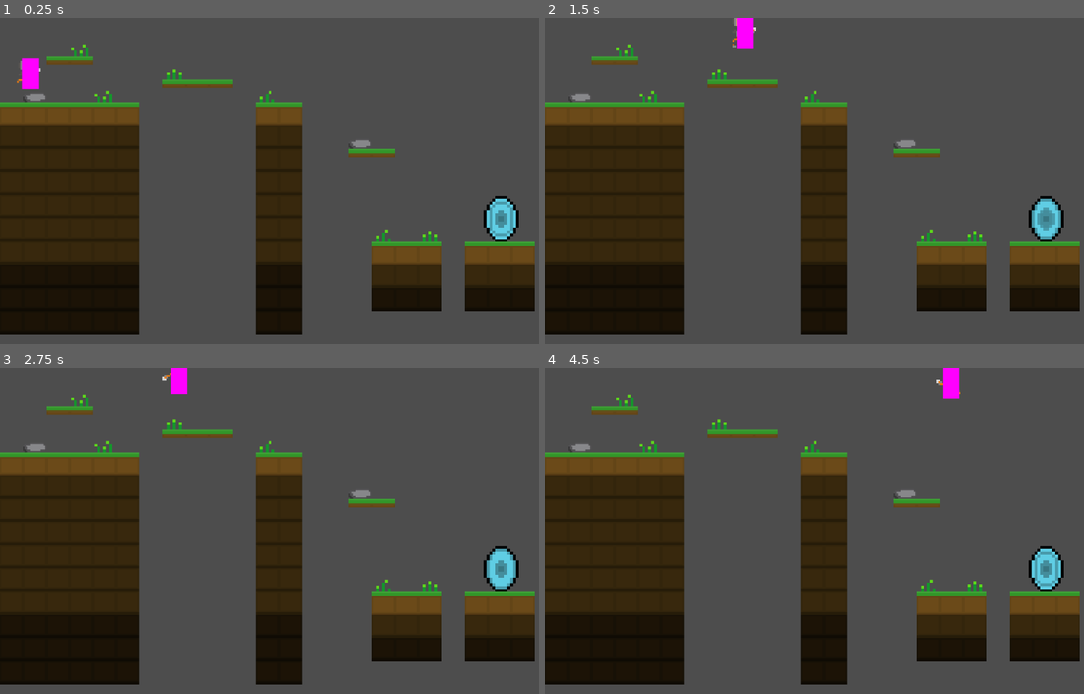
Above: before the commit, frames 1-4 (two rows, left to right).
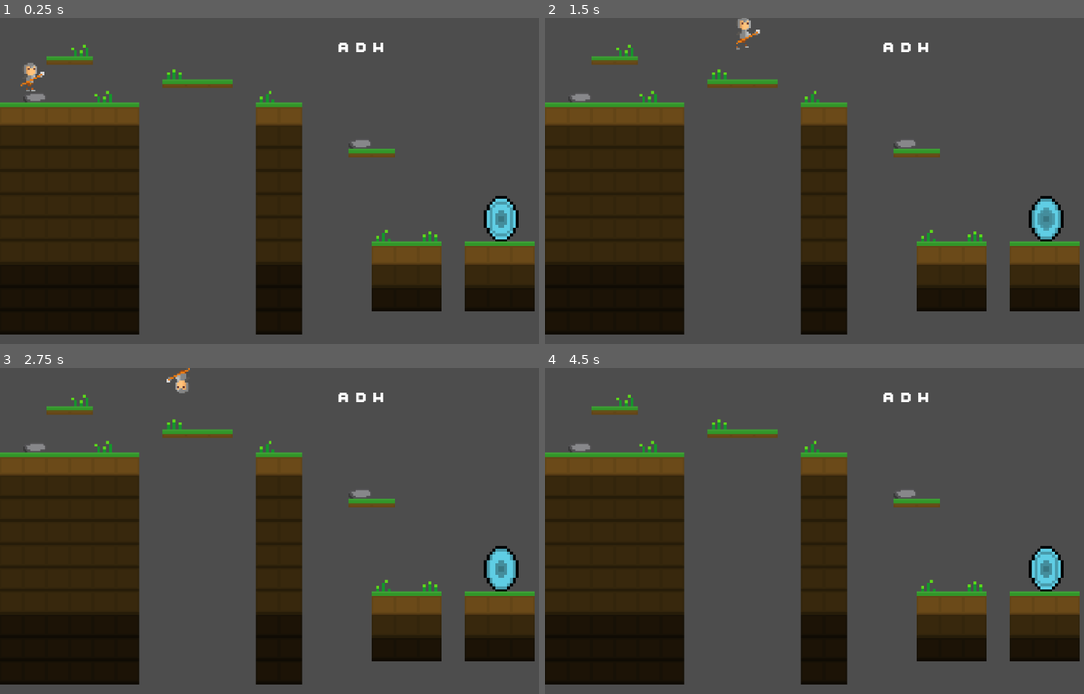
Above: after the commit, the same moments.

Repository: KindaBoringHere/puzzle-platformer
Game: Godot game, scene res://scenes/test.tscn
Two runs of this game, one before a commit and one after it. Both use one fixed random seed, a clock stepped at 60 frames per second and the inputs below.
Inputs:
- Up to frame 1 (0.25 s): no input
- Up to frame 2 (1.5 s): hold Right (ui_right) from 0.53 s (still down); tap H (gravity) at 0.6, 1.35 s
- Up to frame 3 (2.75 s): release Right (ui_right) at 2.03 s; hold Left (ui_left) from 2.03 s (still down); tap H (gravity) at 2.1 s
- Up to frame 4 (4.5 s): release Left (ui_left) at 2.78 s; hold Right (ui_right) 2.78-4.28 s; tap H (gravity) at 2.85, 3.6, 4.35 s; hold Left (ui_left) from 4.28 s (still down)

The runs differ from the first frame. In frame 1, 0.5% of the frame differs, in the area x 3-72%, y 7-23%; in frame 2, 0.5%; in frame 3, 0.4%; in frame 4, 0.5%.

Commit message:
push
seagv

Diff:
--- a/project.godot
+++ b/project.godot
@@ -16,7 +16,7 @@
 
 [autoload]
 
-Global="*res://scenes/global.gd"
+Global="*res://scripts/global.gd"
 
 [input]
 
--- a/scenes/death_barrier.tscn
+++ b/scenes/death_barrier.tscn
@@ -1,24 +1,26 @@
 [gd_scene load_steps=4 format=3 uid="uid://xlbk8p0d8jei"]
 
-[ext_resource type="Script" path="res://scenes/death_barrier.gd" id="1_iyu3s"]
+[ext_resource type="Script" path="res://scripts/death_barrier.gd" id="1_iyu3s"]
 
 [sub_resource type="RectangleShape2D" id="RectangleShape2D_gf2ag"]
 size = Vector2(1301, 20)
 
 [sub_resource type="RectangleShape2D" id="RectangleShape2D_e1m4m"]
-size = Vector2(1301, 24)
+size = Vector2(1301, 21)
 
 [node name="death_barrier" type="StaticBody2D"]
+position = Vector2(316, 156)
 script = ExtResource("1_iyu3s")
 
 [node name="collision_hitbox" type="CollisionShape2D" parent="."]
-position = Vector2(640.5, 0)
+position = Vector2(0, -1)
 shape = SubResource("RectangleShape2D_gf2ag")
 
 [node name="Area2D" type="Area2D" parent="."]
+position = Vector2(0, -2)
 
 [node name="sensor_hitbox" type="CollisionShape2D" parent="Area2D"]
-position = Vector2(640.5, -2)
+position = Vector2(0, 1.5)
 shape = SubResource("RectangleShape2D_e1m4m")
 
 [connection signal="body_entered" from="Area2D" to="." method="_on_area_2d_body_entered"]
--- /dev/null
+++ b/scenes/level_1.tscn
@@ -0,0 +1,48 @@
+[gd_scene load_steps=6 format=3 uid="uid://bbhigtvk530bg"]
+
+[ext_resource type="Texture2D" uid="uid://c5y1d2lm1vco4" path="res://sprites/my pixel art/enviorment_tileset.png" id="1_iv34d"]
+[ext_resource type="PackedScene" uid="uid://dd6nrqeyy5pvo" path="res://scenes/player.tscn" id="2_kdp1t"]
+[ext_resource type="PackedScene" uid="uid://ioqn1r1y0yjl" path="res://scenes/portal.tscn" id="3_u7bj0"]
+
+[sub_resource type="TileSetAtlasSource" id="TileSetAtlasSource_n2cd6"]
+texture = ExtResource("1_iv34d")
+0:0/0 = 0
+0:0/0/physics_layer_0/polygon_0/points = PackedVector2Array(-8, -8, 8, -8, 8, 8, -8, 8)
+1:0/0 = 0
+2:0/0 = 0
+2:0/0/physics_layer_0/polygon_0/points = PackedVector2Array(-8, 8, -8, 1.875, 8, 1.75, 8, 8)
+3:0/0 = 0
+0:1/0 = 0
+0:1/0/physics_layer_0/polygon_0/points = PackedVector2Array(-8, -8, 8, -8, 8, 8, -8, 8)
+1:1/0 = 0
+2:1/0 = 0
+2:1/0/physics_layer_0/polygon_0/points = PackedVector2Array(-8, -8, 8, -8, 8, 8, -8, 8)
+3:1/0 = 0
+0:2/0 = 0
+0:2/0/physics_layer_0/polygon_0/points = PackedVector2Array(-8, -8, 8, -8, 8, 8, -8, 8)
+1:2/0 = 0
+2:2/0 = 0
+2:2/0/physics_layer_0/polygon_0/points = PackedVector2Array(-8, -8, 8, -8, 8, 8, -8, 8)
+3:2/0 = 0
+0:3/0 = 0
+0:3/0/physics_layer_0/polygon_0/points = PackedVector2Array(-8, -1.75, -8, -8, 8, -8, 8, -2)
+1:3/0 = 0
+2:3/0 = 0
+2:3/0/physics_layer_0/polygon_0/points = PackedVector2Array(-8, -8, 8, -8, 8, 8, -8, 8)
+3:3/0 = 0
+
+[sub_resource type="TileSet" id="TileSet_nfkwa"]
+physics_layer_0/collision_layer = 1
+sources/0 = SubResource("TileSetAtlasSource_n2cd6")
+
+[node name="level 1" type="Node2D"]
+
+[node name="enviroment" type="TileMapLayer" parent="."]
+scale = Vector2(2.4, 2.4)
+tile_set = SubResource("TileSet_nfkwa")
+
+[node name="player" parent="." instance=ExtResource("2_kdp1t")]
+position = Vector2(39, 550)
+
+[node name="portal" parent="." instance=ExtResource("3_u7bj0")]
+position = Vector2(768, 38)
--- /dev/null
+++ b/scenes/level_tamplate.tscn
@@ -0,0 +1,28 @@
+[gd_scene load_steps=2 format=3 uid="uid://cbj2vnrjpam2s"]
+
+[ext_resource type="PackedScene" uid="uid://xlbk8p0d8jei" path="res://scenes/death_barrier.tscn" id="1_piuw5"]
+
+[node name="level tamplate" type="Node2D"]
+
+[node name="Camera2D" type="Camera2D" parent="."]
+position = Vector2(557, 322)
+scale = Vector2(3, 3)
+zoom = Vector2(1.2, 1.2)
+position_smoothing_enabled = true
+
+[node name="barriers" type="Node2D" parent="."]
+
+[node name="death_barrier2" parent="barriers" instance=ExtResource("1_piuw5")]
+position = Vector2(603, 40)
+
+[node name="death_barrier" parent="barriers" instance=ExtResource("1_piuw5")]
+position = Vector2(580, 606)
+scale = Vector2(2, 1)
+
+[node name="death_barrier3" parent="barriers" instance=ExtResource("1_piuw5")]
+position = Vector2(64, 282)
+rotation = 1.5708
+
+[node name="death_barrier4" parent="barriers" instance=ExtResource("1_piuw5")]
+position = Vector2(1048, 424)
+rotation = 1.5708
--- a/scenes/main_menu.tscn
+++ b/scenes/main_menu.tscn
@@ -1,14 +1,12 @@
-[gd_scene load_steps=5 format=3 uid="uid://bkrslc4rlq6ip"]
+[gd_scene load_steps=4 format=3 uid="uid://vk2bq6m2hahg"]
 
-[ext_resource type="Script" path="res://scenes/main_menu.gd" id="1_qws7k"]
-[ext_resource type="Texture2D" uid="uid://bbobo6tqgey76" path="res://my pixel art/menu_screen.png" id="1_x7hwk"]
-[ext_resource type="Texture2D" uid="uid://dkwsf7xfjbnxa" path="res://my pixel art/button_1.png" id="2_5a1fo"]
-[ext_resource type="FontFile" uid="uid://cjl5772dbpabj" path="res://my pixel art/ThaleahFat.ttf" id="4_3bw3q"]
+[ext_resource type="Texture2D" uid="uid://bbobo6tqgey76" path="res://sprites/my pixel art/menu_screen.png" id="1_x7hwk"]
+[ext_resource type="Texture2D" uid="uid://dkwsf7xfjbnxa" path="res://sprites/my pixel art/button_1.png" id="2_5a1fo"]
+[ext_resource type="FontFile" uid="uid://cjl5772dbpabj" path="res://sprites/my pixel art/ThaleahFat.ttf" id="4_3bw3q"]
 
 [node name="main menu" type="Node2D"]
 position = Vector2(522, 318)
 scale = Vector2(5, 5)
-script = ExtResource("1_qws7k")
 
 [node name="MenuScreen" type="Sprite2D" parent="."]
 texture = ExtResource("1_x7hwk")
@@ -42,9 +40,6 @@
 theme_override_colors/default_color = Color(0.341176, 0.243137, 0.0156863, 1)
 theme_override_colors/font_outline_color = Color(0, 0, 0, 1)
 theme_override_colors/font_shadow_color = Color(0, 0, 0, 1)
-theme_override_constants/outline_size = 0
-theme_override_constants/shadow_outline_size = 0
-theme_override_constants/line_separation = 0
 theme_override_fonts/normal_font = ExtResource("4_3bw3q")
 theme_override_font_sizes/normal_font_size = 16
 bbcode_enabled = true
--- a/scenes/player.tscn
+++ b/scenes/player.tscn
@@ -1,38 +1,38 @@
-[gd_scene load_steps=71 format=3 uid="uid://dd6nrqeyy5pvo"]
-
-[ext_resource type="Texture2D" uid="uid://2m1snjbiyq1b" path="res://Spearman/Attack/Spearman_attack1.png" id="1_4f3l5"]
-[ext_resource type="Script" path="res://scenes/player.gd" id="1_31d0t"]
-[ext_resource type="Texture2D" uid="uid://b3qq2ilejjnqu" path="res://Spearman/Attack/Spearman_attack2.png" id="2_ynlm1"]
-[ext_resource type="Texture2D" uid="uid://64pw36pew7ak" path="res://Spearman/Attack/Spearman_attack3.png" id="3_kjmpf"]
-[ext_resource type="Texture2D" uid="uid://bgaicx0ksgegk" path="res://Spearman/Attack/Spearman_attack4.png" id="4_37vsb"]
-[ext_resource type="Texture2D" uid="uid://p855pxm8rv26" path="res://Spearman/Attack/Spearman_attack5.png" id="5_q27b4"]
-[ext_resource type="Texture2D" uid="uid://bwepw8das1q8h" path="res://Spearman/Attack/Spearman_attack6.png" id="6_vpsrh"]
-[ext_resource type="Texture2D" uid="uid://dwegkognanjei" path="res://Spearman/Attack/Spearman_attack7.png" id="7_j1w8a"]
-[ext_resource type="Texture2D" uid="uid://61hsk2mjqj0w" path="res://Spearman/Attack/Spearman_attack8.png" id="8_rx0v0"]
-[ext_resource type="Texture2D" uid="uid://bd0pvipnuun1t" path="res://Spearman/Attack/Spearman_attack9.png" id="9_avthe"]
-[ext_resource type="Texture2D" uid="uid://b1hs8kli3bbm7" path="res://Spearman/Attack/Spearman_attack10.png" id="10_tmmvy"]
-[ext_resource type="Texture2D" uid="uid://c4317sl4x0di3" path="res://Spearman/Death/Spearman_death1.png" id="11_12ksr"]
-[ext_resource type="Texture2D" uid="uid://dwepftrijmi45" path="res://Spearman/Death/Spearman_death2.png" id="12_q2qsc"]
-[ext_resource type="Texture2D" uid="uid://b0cd57k3fhfgm" path="res://Spearman/Death/Spearman_death3.png" id="13_nq5b3"]
-[ext_resource type="Texture2D" uid="uid://ckxuvjhfdnleh" path="res://Spearman/Death/Spearman_death4.png" id="14_iwj0o"]
-[ext_resource type="Texture2D" uid="uid://bfugiuqxsqdra" path="res://Spearman/Death/Spearman_death5.png" id="15_kkyyx"]
-[ext_resource type="Texture2D" uid="uid://dfaieetvbpl0a" path="res://Spearman/Death/Spearman_death6.png" id="16_xy1ym"]
-[ext_resource type="Texture2D" uid="uid://bmtnpic2wcbun" path="res://Spearman/Death/Spearman_death7.png" id="17_g4tli"]
-[ext_resource type="Texture2D" uid="uid://thvilxmxeggq" path="res://Spearman/Idle/Spearman_Idle1.png" id="18_dg0yu"]
-[ext_resource type="Texture2D" uid="uid://d24u4iwxmi6u5" path="res://Spearman/Idle/Spearman_Idle2.png" id="19_pqlqj"]
-[ext_resource type="Texture2D" uid="uid://bbuoaxiw2ddgy" path="res://Spearman/Idle/Spearman_Idle3.png" id="20_pcxqc"]
-[ext_resource type="Texture2D" uid="uid://ilml0vbwgnlg" path="res://Spearman/Idle/Spearman_Idle4.png" id="21_5vwn8"]
-[ext_resource type="Texture2D" uid="uid://dexdm7jeis827" path="res://Spearman/Idle/Spearman_Idle5.png" id="22_chyd0"]
-[ext_resource type="Texture2D" uid="uid://cb1v25osrfytp" path="res://Spearman/Run/Spearman_run1.png" id="23_pkm2x"]
-[ext_resource type="Texture2D" uid="uid://br1xwq5c4qlxw" path="res://Spearman/Run/Spearman_run2.png" id="24_maay4"]
-[ext_resource type="Texture2D" uid="uid://d4imrtkvu1wf3" path="res://Spearman/Run/Spearman_run3.png" id="25_p0e2f"]
-[ext_resource type="Texture2D" uid="uid://cg7kjm8ot5hrm" path="res://Spearman/Run/Spearman_run4.png" id="26_vi02s"]
-[ext_resource type="Texture2D" uid="uid://dnq4wyki2s2gj" path="res://Spearman/Run/Spearman_run5.png" id="27_ldkvb"]
-[ext_resource type="Texture2D" uid="uid://b7rqt456o4hx5" path="res://Spearman/Run/Spearman_run6.png" id="28_3xd3e"]
-[ext_resource type="Texture2D" uid="uid://25wsnysha7nc" path="res://Spearman/Run/Spearman_run7.png" id="29_s7gu3"]
-[ext_resource type="Texture2D" uid="uid://kvajrvcmcrrd" path="res://Spearman/Run/Spearman_run8.png" id="30_cecw4"]
-[ext_resource type="Texture2D" uid="uid://cnmmdffrgfelo" path="res://Spearman/Run/Spearman_run9.png" id="31_feo6a"]
-[ext_resource type="Texture2D" uid="uid://d4dggnnsv23wl" path="res://Spearman/Run/Spearman_run10.png" id="32_klja3"]
+[gd_scene load_steps=69 format=3 uid="uid://dd6nrqeyy5pvo"]
+
+[ext_resource type="Texture2D" uid="uid://2m1snjbiyq1b" path="res://sprites/Spearman/Attack/Spearman_attack1.png" id="1_4f3l5"]
+[ext_resource type="Script" path="res://scripts/player.gd" id="1_31d0t"]
+[ext_resource type="Texture2D" uid="uid://b3qq2ilejjnqu" path="res://sprites/Spearman/Attack/Spearman_attack2.png" id="2_ynlm1"]
+[ext_resource type="Texture2D" uid="uid://64pw36pew7ak" path="res://sprites/Spearman/Attack/Spearman_attack3.png" id="3_kjmpf"]
+[ext_resource type="Texture2D" uid="uid://bgaicx0ksgegk" path="res://sprites/Spearman/Attack/Spearman_attack4.png" id="4_37vsb"]
+[ext_resource type="Texture2D" uid="uid://p855pxm8rv26" path="res://sprites/Spearman/Attack/Spearman_attack5.png" id="5_q27b4"]
+[ext_resource type="Texture2D" uid="uid://bwepw8das1q8h" path="res://sprites/Spearman/Attack/Spearman_attack6.png" id="6_vpsrh"]
+[ext_resource type="Texture2D" uid="uid://dwegkognanjei" path="res://sprites/Spearman/Attack/Spearman_attack7.png" id="7_j1w8a"]
+[ext_resource type="Texture2D" uid="uid://61hsk2mjqj0w" path="res://sprites/Spearman/Attack/Spearman_attack8.png" id="8_rx0v0"]
+[ext_resource type="Texture2D" uid="uid://bd0pvipnuun1t" path="res://sprites/Spearman/Attack/Spearman_attack9.png" id="9_avthe"]
+[ext_resource type="Texture2D" uid="uid://b1hs8kli3bbm7" path="res://sprites/Spearman/Attack/Spearman_attack10.png" id="10_tmmvy"]
+[ext_resource type="Texture2D" uid="uid://c4317sl4x0di3" path="res://sprites/Spearman/Death/Spearman_death1.png" id="11_12ksr"]
+[ext_resource type="Texture2D" uid="uid://dwepftrijmi45" path="res://sprites/Spearman/Death/Spearman_death2.png" id="12_q2qsc"]
+[ext_resource type="Texture2D" uid="uid://b0cd57k3fhfgm" path="res://sprites/Spearman/Death/Spearman_death3.png" id="13_nq5b3"]
+[ext_resource type="Texture2D" uid="uid://ckxuvjhfdnleh" path="res://sprites/Spearman/Death/Spearman_death4.png" id="14_iwj0o"]
+[ext_resource type="Texture2D" uid="uid://bfugiuqxsqdra" path="res://sprites/Spearman/Death/Spearman_death5.png" id="15_kkyyx"]
+[ext_resource type="Texture2D" uid="uid://dfaieetvbpl0a" path="res://sprites/Spearman/Death/Spearman_death6.png" id="16_xy1ym"]
+[ext_resource type="Texture2D" uid="uid://bmtnpic2wcbun" path="res://sprites/Spearman/Death/Spearman_death7.png" id="17_g4tli"]
+[ext_resource type="Texture2D" uid="uid://thvilxmxeggq" path="res://sprites/Spearman/Idle/Spearman_Idle1.png" id="18_dg0yu"]
+[ext_resource type="Texture2D" uid="uid://d24u4iwxmi6u5" path="res://sprites/Spearman/Idle/Spearman_Idle2.png" id="19_pqlqj"]
+[ext_resource type="Texture2D" uid="uid://bbuoaxiw2ddgy" path="res://sprites/Spearman/Idle/Spearman_Idle3.png" id="20_pcxqc"]
+[ext_resource type="Texture2D" uid="uid://ilml0vbwgnlg" path="res://sprites/Spearman/Idle/Spearman_Idle4.png" id="21_5vwn8"]
+[ext_resource type="Texture2D" uid="uid://dexdm7jeis827" path="res://sprites/Spearman/Idle/Spearman_Idle5.png" id="22_chyd0"]
+[ext_resource type="Texture2D" uid="uid://cb1v25osrfytp" path="res://sprites/Spearman/Run/Spearman_run1.png" id="23_pkm2x"]
+[ext_resource type="Texture2D" uid="uid://br1xwq5c4qlxw" path="res://sprites/Spearman/Run/Spearman_run2.png" id="24_maay4"]
+[ext_resource type="Texture2D" uid="uid://d4imrtkvu1wf3" path="res://sprites/Spearman/Run/Spearman_run3.png" id="25_p0e2f"]
+[ext_resource type="Texture2D" uid="uid://cg7kjm8ot5hrm" path="res://sprites/Spearman/Run/Spearman_run4.png" id="26_vi02s"]
+[ext_resource type="Texture2D" uid="uid://dnq4wyki2s2gj" path="res://sprites/Spearman/Run/Spearman_run5.png" id="27_ldkvb"]
+[ext_resource type="Texture2D" uid="uid://b7rqt456o4hx5" path="res://sprites/Spearman/Run/Spearman_run6.png" id="28_3xd3e"]
+[ext_resource type="Texture2D" uid="uid://25wsnysha7nc" path="res://sprites/Spearman/Run/Spearman_run7.png" id="29_s7gu3"]
+[ext_resource type="Texture2D" uid="uid://kvajrvcmcrrd" path="res://sprites/Spearman/Run/Spearman_run8.png" id="30_cecw4"]
+[ext_resource type="Texture2D" uid="uid://cnmmdffrgfelo" path="res://sprites/Spearman/Run/Spearman_run9.png" id="31_feo6a"]
+[ext_resource type="Texture2D" uid="uid://d4dggnnsv23wl" path="res://sprites/Spearman/Run/Spearman_run10.png" id="32_klja3"]
 
 [sub_resource type="AtlasTexture" id="AtlasTexture_hw7es"]
 atlas = ExtResource("1_4f3l5")
@@ -294,25 +294,23 @@
 }]
 
 [sub_resource type="RectangleShape2D" id="RectangleShape2D_48swi"]
-size = Vector2(1.7433, 10.1534)
-
-[sub_resource type="QuadMesh" id="QuadMesh_716pd"]
-
-[sub_resource type="ImageTexture" id="ImageTexture_qa7ot"]
+size = Vector2(1.7433, 10.452)
 
 [node name="player" type="CharacterBody2D"]
+scale = Vector2(3, 3)
 safe_margin = 1.0
 script = ExtResource("1_31d0t")
 
 [node name="sprite" type="AnimatedSprite2D" parent="."]
-position = Vector2(1, -8)
+position = Vector2(3, -6)
 sprite_frames = SubResource("SpriteFrames_4x6r6")
-animation = &"death"
+animation = &"idle"
+frame_progress = 0.840408
 speed_scale = 3.0
 offset = Vector2(3, 0)
 
 [node name="hitbox" type="CollisionShape2D" parent="."]
-position = Vector2(5.375, -6.49999)
+position = Vector2(5, -5.75001)
 rotation = -3.14159
 scale = Vector2(5.01922, -1.67432)
 shape = SubResource("RectangleShape2D_48swi")
@@ -320,10 +318,4 @@
 [node name="death_animation" type="Timer" parent="."]
 one_shot = true
 
-[node name="MeshInstance2D" type="MeshInstance2D" parent="."]
-position = Vector2(5.5, -6.5)
-scale = Vector2(9, 17)
-mesh = SubResource("QuadMesh_716pd")
-texture = SubResource("ImageTexture_qa7ot")
-
 [connection signal="timeout" from="death_animation" to="." method="_on_death_animation_timeout"]
--- a/scenes/portal.tscn
+++ b/scenes/portal.tscn
@@ -1,10 +1,10 @@
 [gd_scene load_steps=8 format=3 uid="uid://ioqn1r1y0yjl"]
 
-[ext_resource type="Script" path="res://scenes/portal.gd" id="1_ysarn"]
-[ext_resource type="Texture2D" uid="uid://bfpl56mfc8edg" path="res://my pixel art/portal.png" id="2_yrbo6"]
-[ext_resource type="Texture2D" uid="uid://dlbvtawgfljrm" path="res://my pixel art/portal_2.png" id="3_lnyay"]
-[ext_resource type="Texture2D" uid="uid://pj245m86moyw" path="res://my pixel art/portal_3.png" id="4_24q3e"]
-[ext_resource type="Texture2D" uid="uid://cfsdp3d3y11rb" path="res://my pixel art/portal_4.png" id="5_2akep"]
+[ext_resource type="Script" path="res://scripts/portal.gd" id="1_ysarn"]
+[ext_resource type="Texture2D" uid="uid://bfpl56mfc8edg" path="res://sprites/my pixel art/portal.png" id="2_yrbo6"]
+[ext_resource type="Texture2D" uid="uid://dlbvtawgfljrm" path="res://sprites/my pixel art/portal_2.png" id="3_lnyay"]
+[ext_resource type="Texture2D" uid="uid://pj245m86moyw" path="res://sprites/my pixel art/portal_3.png" id="4_24q3e"]
+[ext_resource type="Texture2D" uid="uid://cfsdp3d3y11rb" path="res://sprites/my pixel art/portal_4.png" id="5_2akep"]
 
 [sub_resource type="SpriteFrames" id="SpriteFrames_j342g"]
 animations = [{
--- a/scenes/test.tscn
+++ b/scenes/test.tscn
@@ -1,9 +1,10 @@
-[gd_scene load_steps=7 format=4 uid="uid://bnirofmd846dt"]
+[gd_scene load_steps=8 format=4 uid="uid://bnirofmd846dt"]
 
-[ext_resource type="Texture2D" uid="uid://c5y1d2lm1vco4" path="res://my pixel art/enviorment_tileset.png" id="1_53btm"]
+[ext_resource type="Texture2D" uid="uid://c5y1d2lm1vco4" path="res://sprites/my pixel art/enviorment_tileset.png" id="1_53btm"]
 [ext_resource type="PackedScene" uid="uid://dd6nrqeyy5pvo" path="res://scenes/player.tscn" id="2_2amrs"]
 [ext_resource type="PackedScene" uid="uid://xlbk8p0d8jei" path="res://scenes/death_barrier.tscn" id="3_hdqs3"]
 [ext_resource type="PackedScene" uid="uid://ioqn1r1y0yjl" path="res://scenes/portal.tscn" id="4_mpyo6"]
+[ext_resource type="FontFile" uid="uid://cjl5772dbpabj" path="res://sprites/my pixel art/ThaleahFat.ttf" id="5_g6a6b"]
 
 [sub_resource type="TileSetAtlasSource" id="TileSetAtlasSource_d2oje"]
 texture = ExtResource("1_53btm")
@@ -39,7 +40,6 @@
 
 [node name="player" parent="." instance=ExtResource("2_2amrs")]
 position = Vector2(111, 135)
-scale = Vector2(3, 3)
 
 [node name="barriers" type="Node2D" parent="."]
 
@@ -58,4 +58,15 @@
 position = Vector2(905, 385)
 scale = Vector2(4.8, 4.8)
 
+[node name="letters" type="RichTextLabel" parent="."]
+offset_left = 636.0
+offset_top = 85.0
+offset_right = 722.0
+offset_bottom = 125.0
+theme_override_constants/shadow_outline_size = 0
+theme_override_constants/line_separation = 0
+theme_override_fonts/normal_font = ExtResource("5_g6a6b")
+theme_override_font_sizes/normal_font_size = 36
+text = "A D H"
+
 [connection signal="death" from="barriers/death_barrier" to="player" method="_on_death_barrier_death"]
Not shown, removed: Spearman/Attack/Spearman_attack1.png.import
Not shown, removed: Spearman/Attack/Spearman_attack10.png.import
Not shown, removed: Spearman/Attack/Spearman_attack2.png.import
Not shown, removed: Spearman/Attack/Spearman_attack3.png.import
Not shown, removed: Spearman/Attack/Spearman_attack4.png.import
Not shown, removed: Spearman/Attack/Spearman_attack5.png.import
Not shown, removed: Spearman/Attack/Spearman_attack6.png.import
Not shown, removed: Spearman/Attack/Spearman_attack7.png.import
Not shown, removed: Spearman/Attack/Spearman_attack8.png.import
Not shown, removed: Spearman/Attack/Spearman_attack9.png.import
Not shown, removed: Spearman/Death/Spearman_death1.png.import
Not shown, removed: Spearman/Death/Spearman_death2.png.import
(and 141 more such lines)
